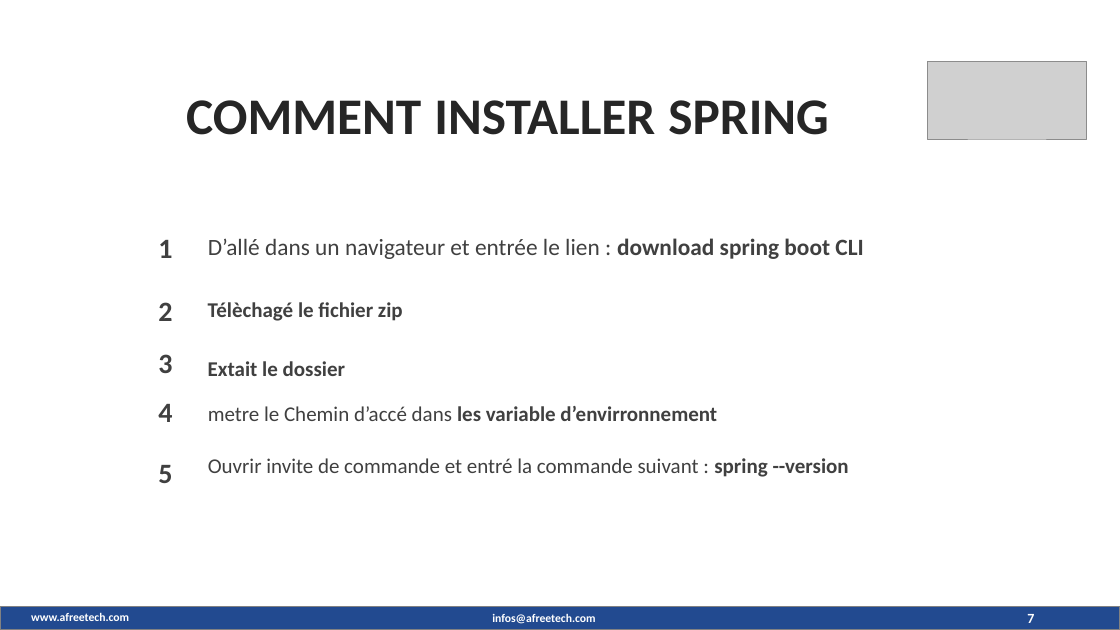
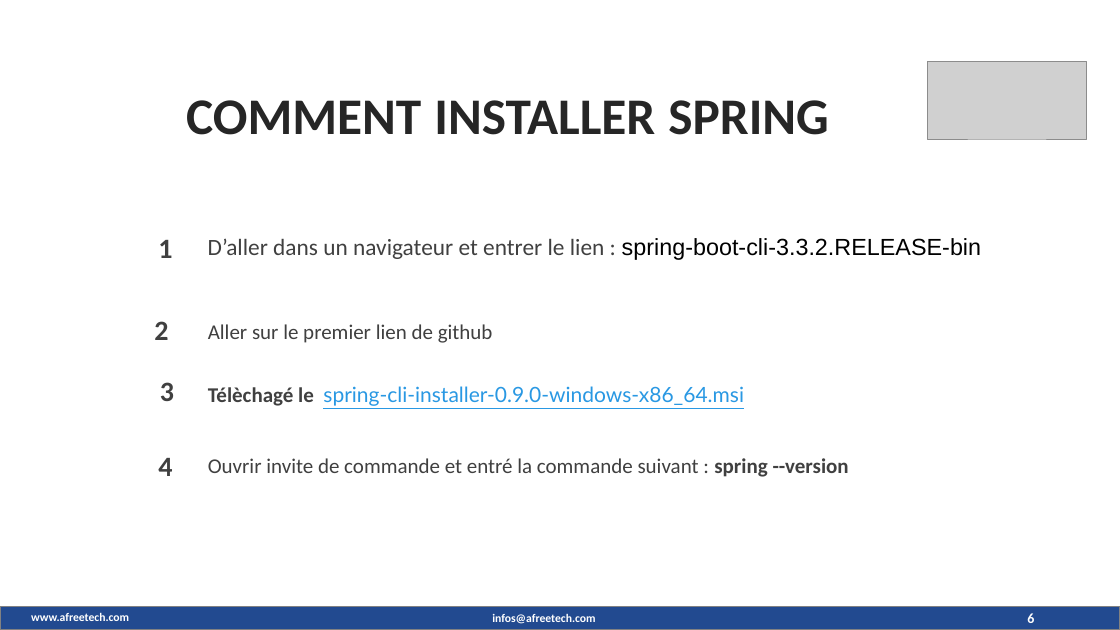
Before and after one commit to maximedorlin/maximedorlin, a slide deck: slide 6 of sprint boot.pptx (slide 7 before the commit). Drawn at 1120x630 pixels with LibreOffice and Linux fonts; fonts in the diff are those of the drawing; grey boxes stand for pictures; background and template pictures are left out. Boxes give left, top, right and bottom in pixels: in the first picture for what was removed or moved away, otherwise in the second. Text is boxed around its words. In the diff, an @@ line names an element or a change of style, - is before the commit and + after.

```diff
--- a/sprint boot.pptx
+++ b/sprint boot.pptx
@@ text at (x1=208, y1=238, x2=981, y2=260): text changed @@
-D’allé dans un navigateur et entrée le lien : download spring boot CLI
+D’aller dans un navigateur et entrer le lien : spring-boot-cli-3.3.2.RELEASE-bin
@@ text "2" moved from (x1=158, y1=302, x2=172, y2=321) to (x1=154, y1=321, x2=168, y2=340) @@
@@ text at (x1=208, y1=324, x2=493, y2=343): text changed; bold off @@
-metre le Chemin d’accé dans les variable d’envirronnement
+Aller sur le premier lien de github
@@ text removed at (x1=208, y1=302, x2=403, y2=321) @@
-Télèchagé le fichier zip
@@ text "3" moved from (x1=158, y1=354, x2=172, y2=373) to (x1=160, y1=382, x2=174, y2=401) @@
@@ text removed at (x1=208, y1=361, x2=345, y2=376) @@
-Extait le dossier
@@ text added at (x1=208, y1=386, x2=744, y2=406), 18 pt, text #2998E3, underline @@
+Télèchagé le spring-cli-installer-0.9.0-windows-x86_64.msi
@@ text "4" moved from (x1=158, y1=404, x2=172, y2=422) to (x1=158, y1=458, x2=172, y2=476) @@
@@ text removed at (x1=158, y1=465, x2=172, y2=483) @@
-5
@@ page number at (x1=1027, y1=613, x2=1034, y2=623): text changed @@
-7
+6
```
Also in this commit, not shown: 9 other slides changed, 3 slides added, 1 slide removed.
